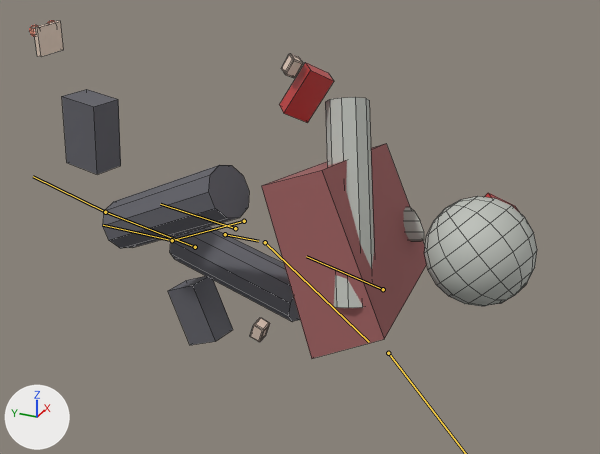
A saved change to the FBX model Assets/Models/Characters/Zombie_Runner.fbx.
Camera for both pictures: a camera (50 mm lens) standing at (-2.082, -1.195, 1.976) and looking at (0.015, -0.252, 0.928). Every picture has the same lights, and +X, +Y and +Z are marked at lower left. The older version comes first. Both versions are drawn at frame 5 of the action 'Zombie_Runner_Rig|Attack'; the numbers are the values there. The bones that change, and the others that lie on the model, are drawn over the model as lines. Mesh edges are drawn as thin lines.

Objects in the first picture: 'Zombie_Runner'.
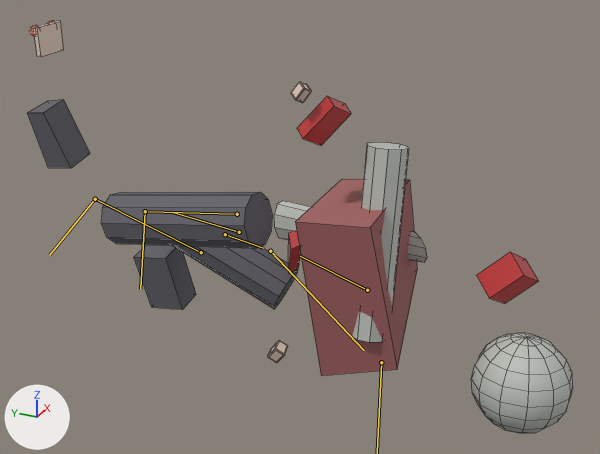
Pixel boxes (x1, y1, x2, y2) of what changed, in the pictures (600 x 454 px):
'Zombie_Runner', posed (8% wider, 22% taller): before (30, 21, 537, 359); after (27, 21, 573, 433)
bone 'Hips', root to tip: before (225, 234) to (258, 241); after (225, 234) to (263, 248)
bone 'LeftLowerLeg', root to tip: before (105, 212) to (33, 176); after (95, 199) to (49, 255)
bone 'RightLowerLeg', root to tip: before (172, 240) to (103, 225); after (145, 211) to (140, 289)

What the commit changed:
Bone 'Hips' (bone_hips) turns from (84, -11, 0) to (100, 0, 8) degrees about its own x, y and z.
Bone 'Head' (bone_head) turns from (12, 0, 0) to (40, 0, 20) degrees about its own x, y and z.
Bone 'LeftLowerLeg' (bone_leftlowerleg) turns from (0, 0, 0) to (-70, 0, 0) degrees about its own x, y and z.
Bone 'RightLowerLeg' (bone_rightlowerleg) turns from (18, 0, 0) to (-70, 0, 0) degrees about its own x, y and z.
